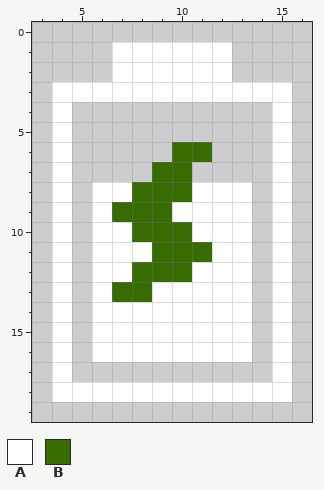
A pixel-art sprite gets an edit: icons/9c.png. Above is the file before it was changed.
The file is 20x20 pixels. Shown: x 3..16, y 0..19.
Palette (. is transparent): A #ffffff  B #376d00
Pixels before, first column x 4:
 1 ...AAAAAA...
 2 ...AAAAAA...
 3 AAAAAAAAAAAA
 4 A..........A
 5 A..........A
 6 A.....BB...A
 7 A....BB....A
 8 A.AABBBAAA.A
 9 A.ABBBAAAA.A
10 A.AABBBAAA.A
11 A.AAABBBAA.A
12 A.AABBBAAA.A
13 A.ABBAAAAA.A
14 A.AAAAAAAA.A
15 A.AAAAAAAA.A
16 A.AAAAAAAA.A
17 A..........A
18 AAAAAAAAAAAA
Now the later version:
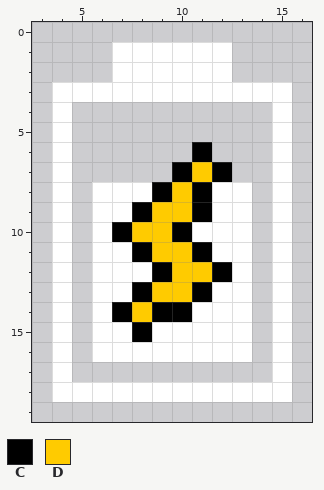
Colours new in this view: C #000000  D #ffcb00
Change:
y 6: x 10..11 BB -> .C
y 7: x 9..12 BB.. -> .CDC
y 8: x 8..11 BBBA -> ACDC
y 9: x 7..11 BBBAA -> ACDDC
y 10: x 7..10 ABBB -> CDDC
y 11: x 8..11 ABBB -> CDDC
y 12: x 8..12 BBBAA -> ACDDC
y 13: x 7..11 BBAAA -> ACDDC
y 14: x 7..10 AAAA -> CDCC
y 15: x 8 A -> C
Boxes around the changes in both pictures, in picture pixels (x1, y1, x2, y2):
changed: (112, 142, 232, 342)
